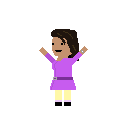
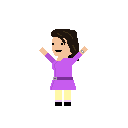
Comparing the layer stacks of the two 128x128 images. Changes:
removed layer "Layer 2" over [79, 46, 88, 55]
removed layer "Layer 1" over [52, 37, 72, 61]
painted on "Layer 3" over [39, 37, 88, 61]
